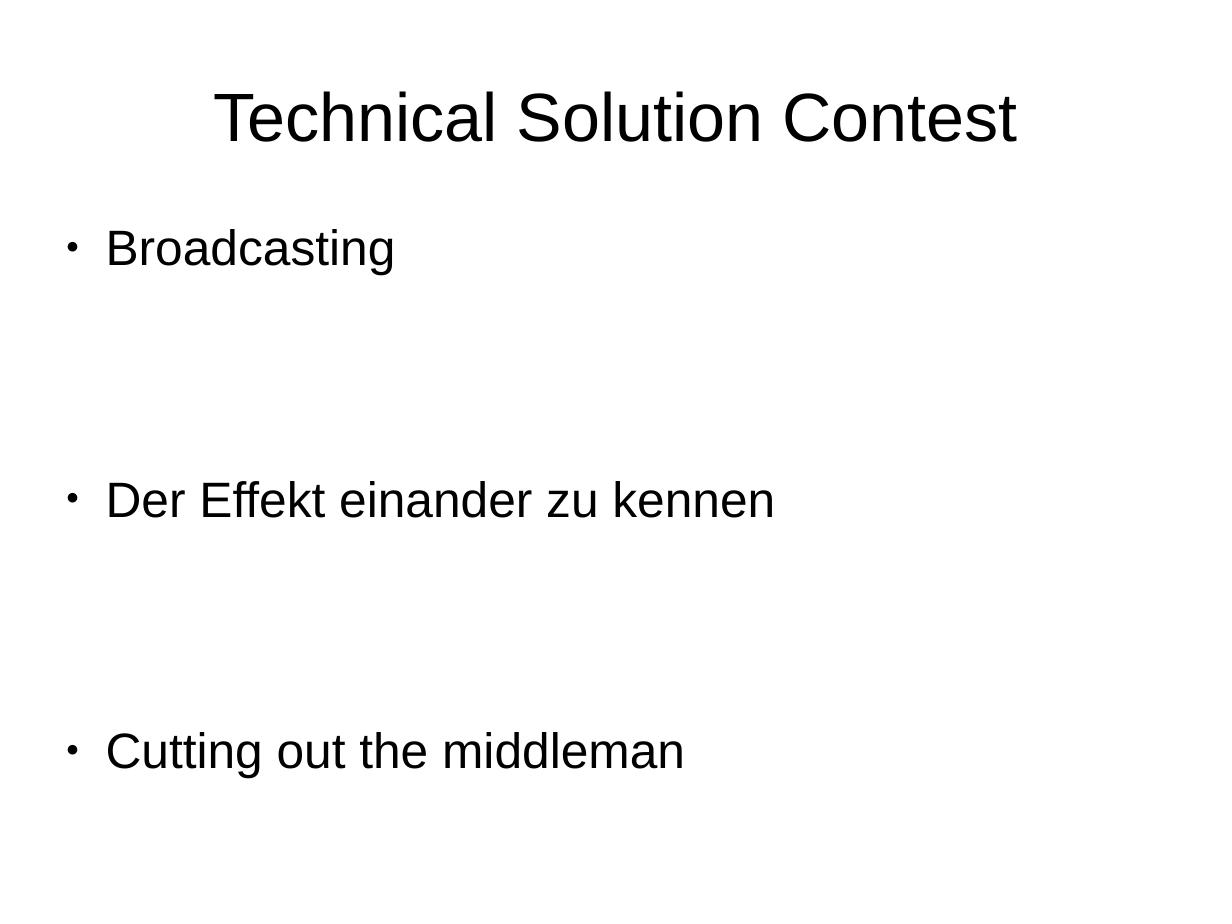
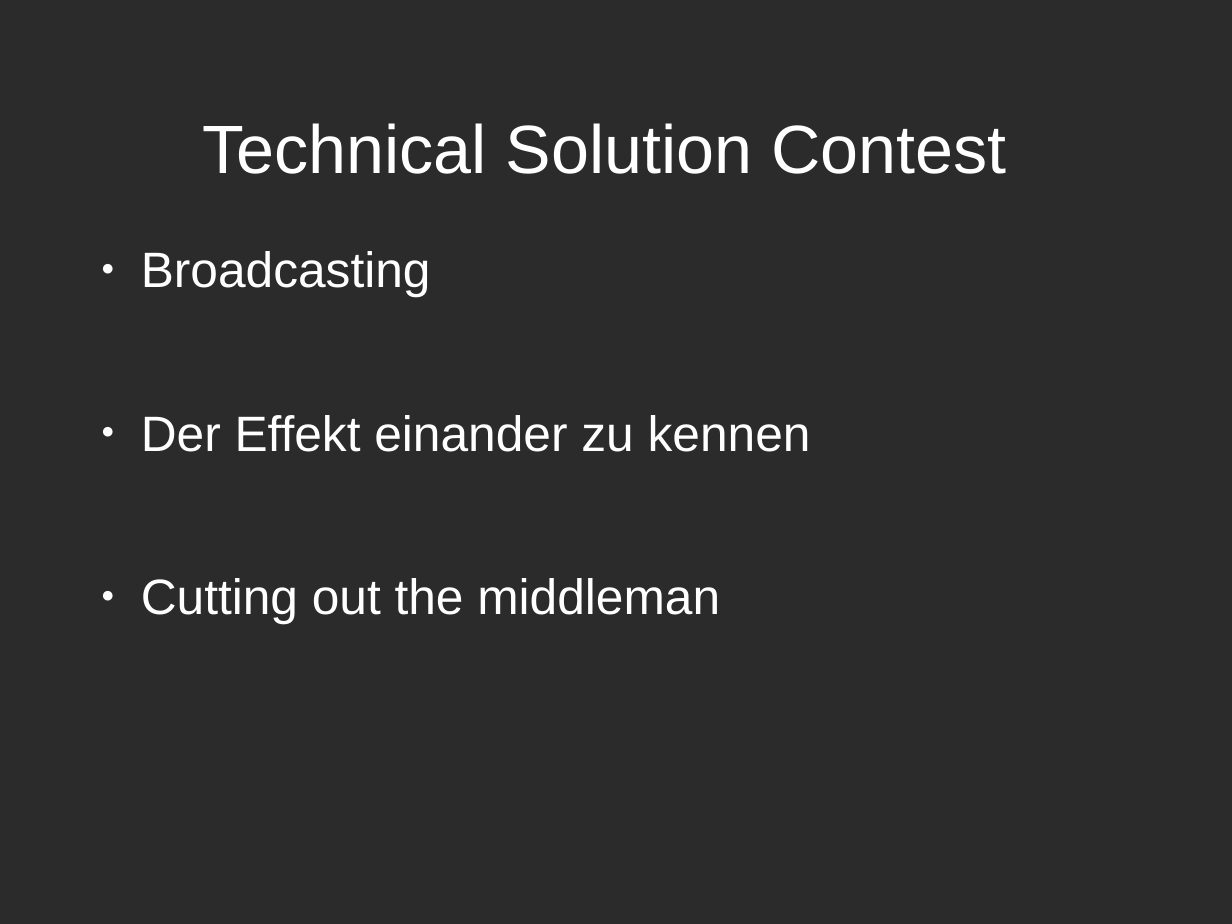
Before and after one commit to Anton1718/IMM_SocialMediaInADevelopmentProcess4711, a slide deck: slide 7 of Folien-Co-Creation.odp. Drawn at 1232x924 pixels with LibreOffice and Linux fonts; fonts in the diff are those of the drawing; background and template pictures are left out; a plain dark background stands for a picture behind light text. Boxes give left, top, right and bottom in pixels: in the first picture for what was removed or moved away, otherwise in the second. Text is boxed around its words. In the diff, an @@ line names an element or a change of style, - is before the commit and + after.

```diff
--- a/Folien-Co-Creation.odp
+++ b/Folien-Co-Creation.odp
@@ background #FFFFFF to picture (left out) @@
@@ title "Technical Solution Contest": place and size @@
-title "Technical Solution Contest" at bbox=[213, 91, 1017, 142]
+title "Technical Solution Contest" at bbox=[202, 123, 1006, 174]
@@ title "Technical Solution Contest" at bbox=[202, 123, 1006, 174]: text colour #000000 to #FFFFFF @@
@@ text "Broadcasting": place and size @@
-text "Broadcasting" at bbox=[106, 229, 775, 777]
+text "Broadcasting" at bbox=[141, 251, 811, 623]
@@ text "Broadcasting" at bbox=[141, 251, 811, 623]: text colour #000000 to #FFFFFF; indent changed; less space between paragraphs; bullet colour #000000 to #FFFFFF @@
```
Also in this commit, not shown: 14 other slides changed, 1 slide added, 1 other file.
